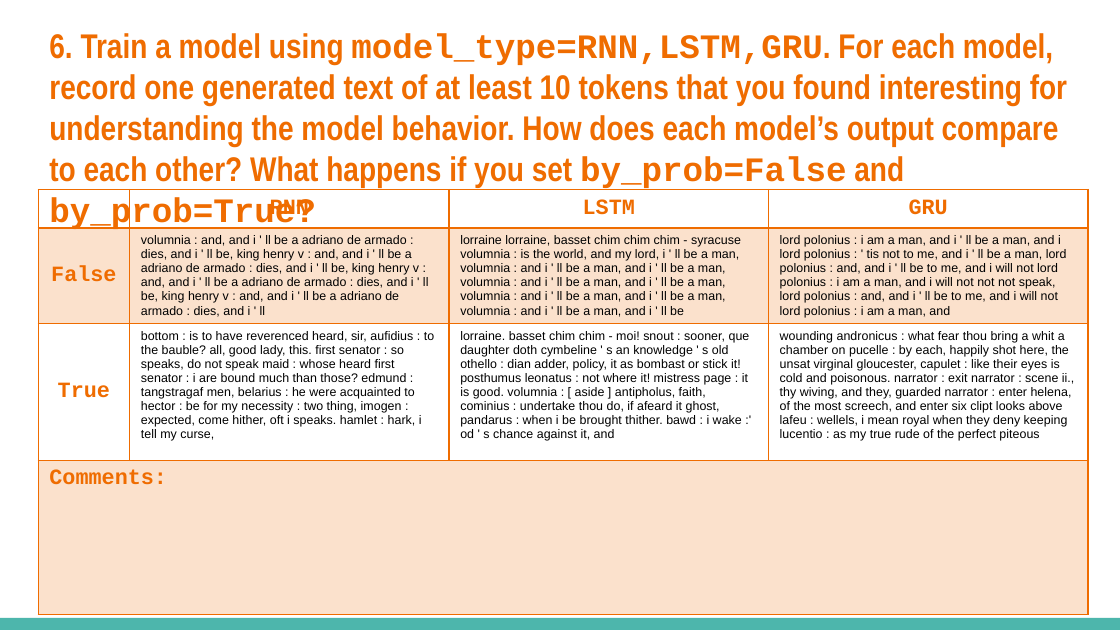
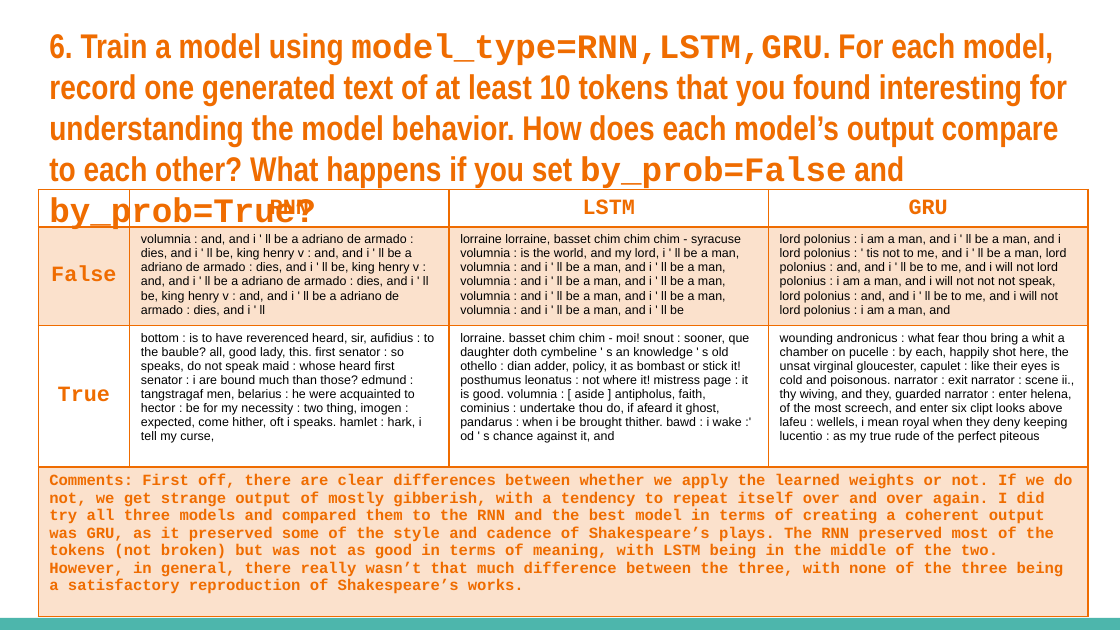
Before and after one commit to eding42/ece157b-hw1, a slide deck: slide 7 of Homework_1_Template.pptx. Drawn at 1120x630 pixels with LibreOffice and Linux fonts; fonts in the diff are those of the drawing. Boxes give left, top, right and bottom in pixels: in the first picture for what was removed or moved away, otherwise in the second. Text is boxed around its words. In the diff, an @@ line names an element or a change of style, - is before the commit and + after.

```diff
--- a/Homework_1_Template.pptx
+++ b/Homework_1_Template.pptx
@@ table at (38,189,1088,623) @@
-row 4, column 1: Comments:
+row 4, column 1: Comments: First off, there are clear differences between whether we apply the learned weights or not. If we do not, we get strange output of mostly gibberish, with a tendency to repeat itself over and over again. I did try all three models and compared them to the RNN and the best model in terms of creating a coherent output was GRU, as it preserved some of the style and cadence of Shakespeare’s plays. The RNN preserved most of the tokens (not broken) but was not as good in terms of meaning, with LSTM being in the middle of the two. However, in general, there really wasn’t that much difference between the three, with none of the three being a satisfactory reproduction of Shakespeare’s works.
```
Also in this commit, not shown: 4 other slides changed, 2 other files.
